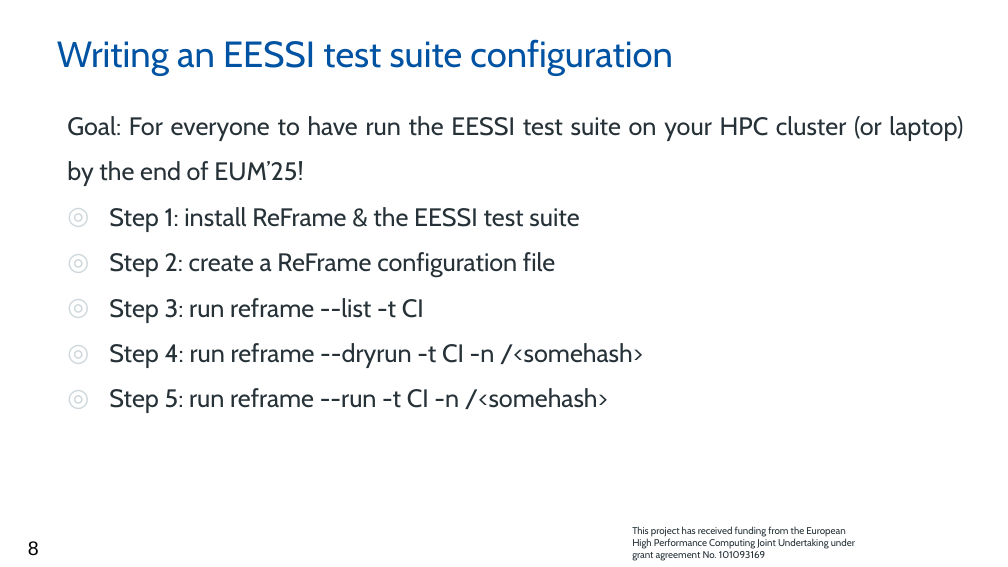
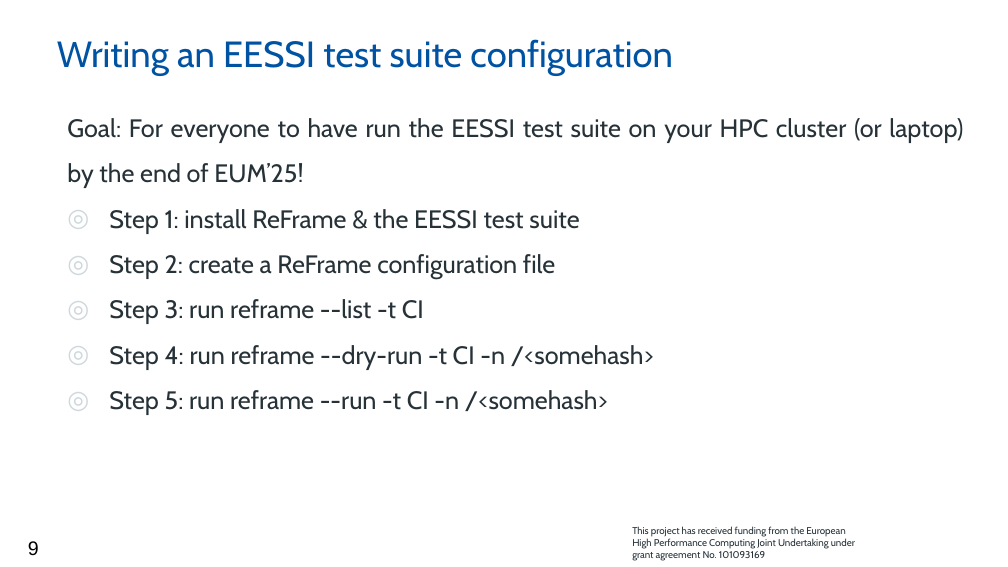
Before and after one commit to casparvl/EUM25, a slide deck: slide 9 of 2025-03 - EESSI test suite at EUM25.pptx (slide 8 before the commit). Drawn at 1008x567 pixels with LibreOffice and Linux fonts; fonts in the diff are those of the drawing; background and template pictures are left out. Boxes give left, top, right and bottom in pixels: in the first picture for what was removed or moved away, otherwise in the second. Text is boxed around its words. In the diff, an @@ line names an element or a change of style, - is before the commit and + after.

Commit message:
Fixed typo --dryrun to --dry-run

```diff
--- a/2025-03 - EESSI test suite at EUM25.pptx
+++ b/2025-03 - EESSI test suite at EUM25.pptx
@@ text at [109,345,654,370]: text changed @@
-◎ Step 4: run reframe --dryrun -t CI -n /<somehash>
+◎ Step 4: run reframe --dry-run -t CI -n /<somehash>
@@ page number at [28,541,39,556]: text changed @@
-8
+9
```
Also in this commit, not shown: 1 other slide changed, 1 other file.
